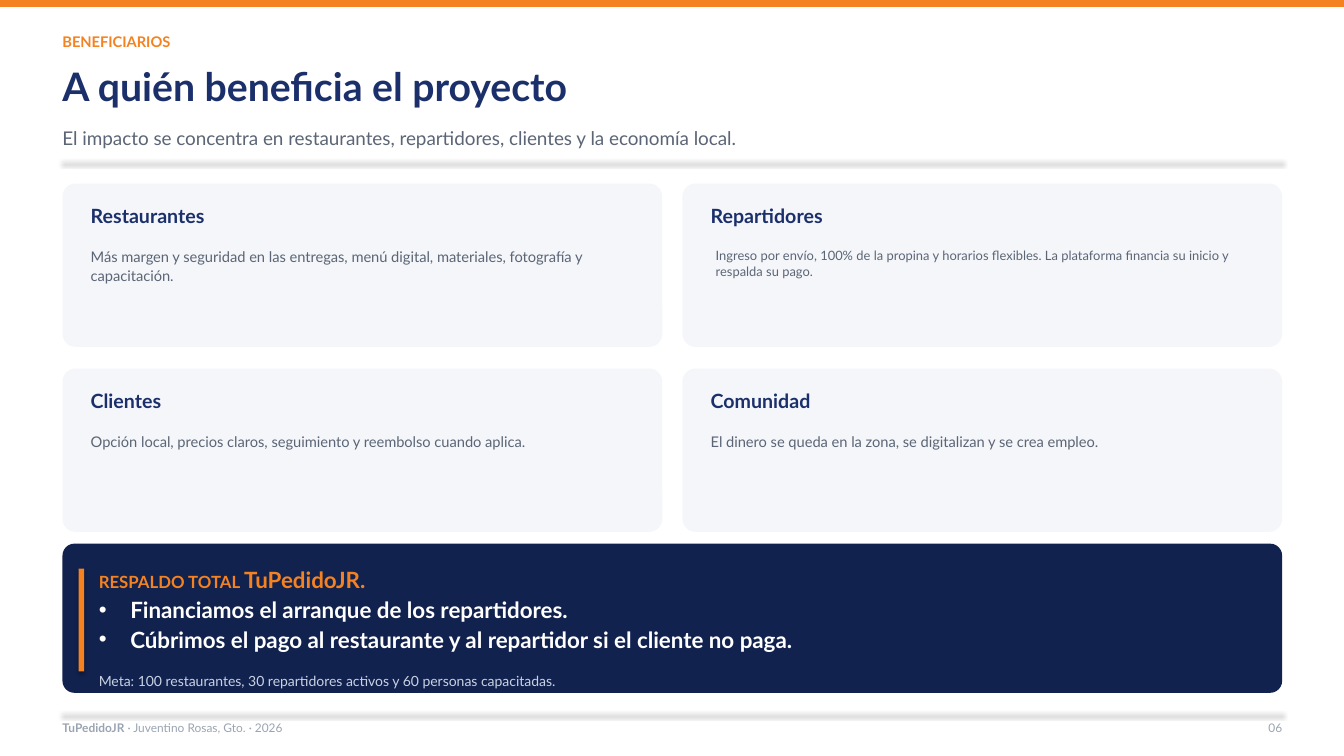
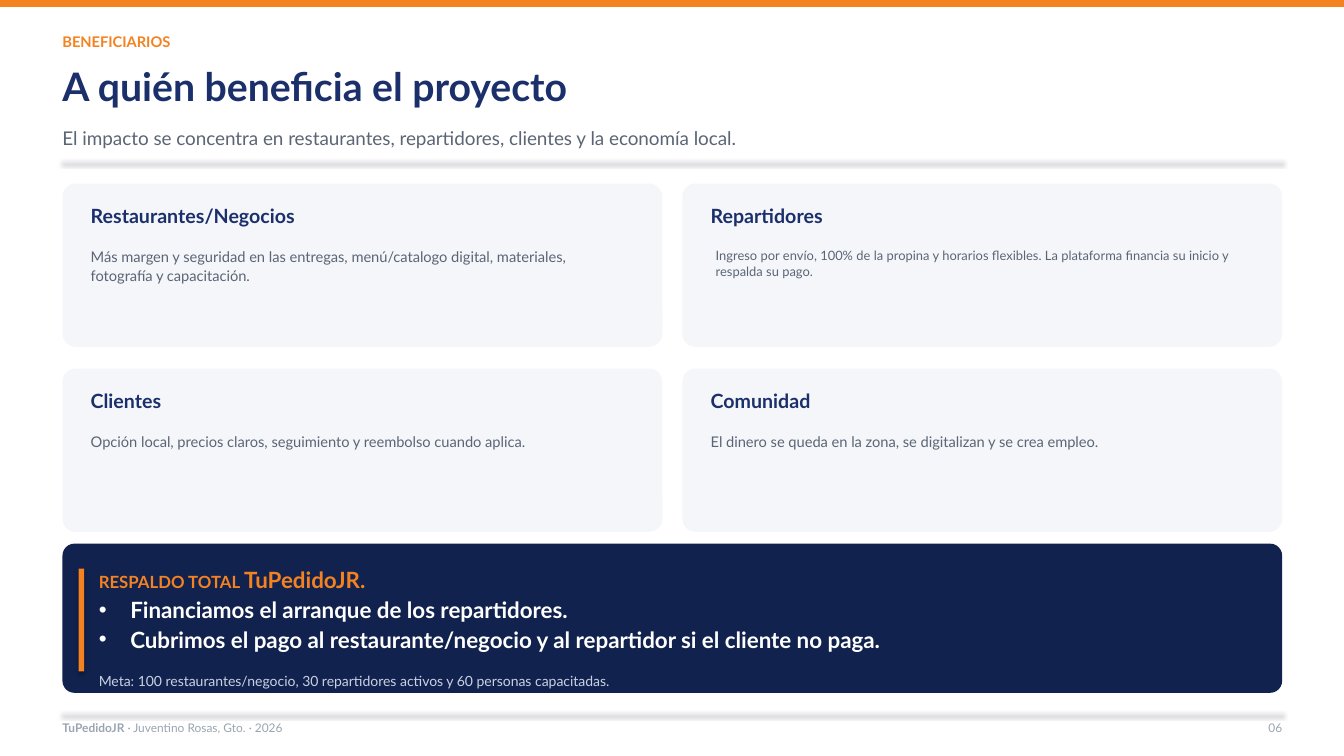
Before and after one commit to Lodoman-old/TuPedidoJR, a slide deck: slide 6 of docs/presentacion/TuPedidoJR_2026.pptx. Drawn at 1344x756 pixels with LibreOffice and Linux fonts; fonts in the diff are those of the drawing. Boxes give left, top, right and bottom in pixels: in the first picture for what was removed or moved away, otherwise in the second. Text is boxed around its words. In the diff, an @@ line names an element or a change of style, - is before the commit and + after.

Commit message:
Agrega motomandado de negocio a las presentaciones

```diff
--- a/docs/presentacion/TuPedidoJR_2026.pptx
+++ b/docs/presentacion/TuPedidoJR_2026.pptx
@@ text at (91, 208, 295, 227): text changed @@
-Restaurantes
+Restaurantes/Negocios
@@ text at (91, 251, 566, 284): text changed @@
-Más margen y seguridad en las entregas, menú digital, materiales, fotografía y capacitación.
+Más margen y seguridad en las entregas, menú/catalogo digital, materiales, fotografía y capacitación.
@@ text at (99, 631, 880, 689): text changed @@
-• Cúbrimos el pago al restaurante y al repartidor si el cliente no paga.
-Meta: 100 restaurantes, 30 repartidores activos y 60 personas capacitadas.
+• Cubrimos el pago al restaurante/negocio y al repartidor si el cliente no paga.
+Meta: 100 restaurantes/negocio, 30 repartidores activos y 60 personas capacitadas.
```
Also in this commit, not shown: 12 other slides changed, 7 other files.
